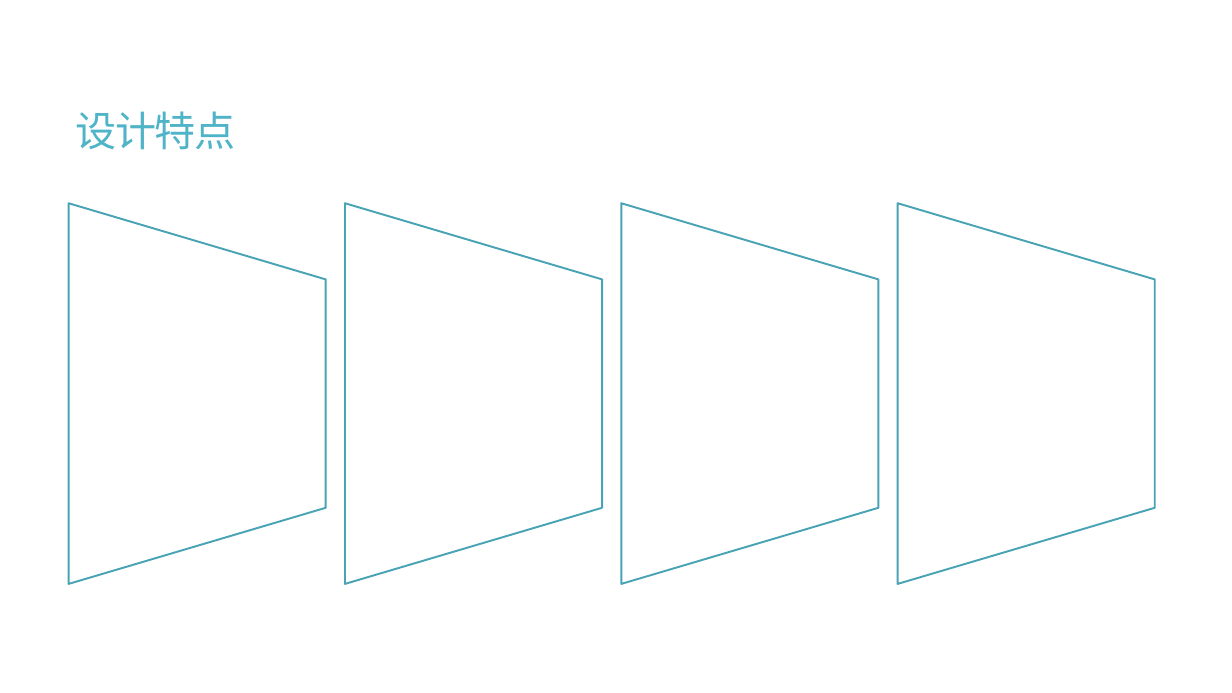
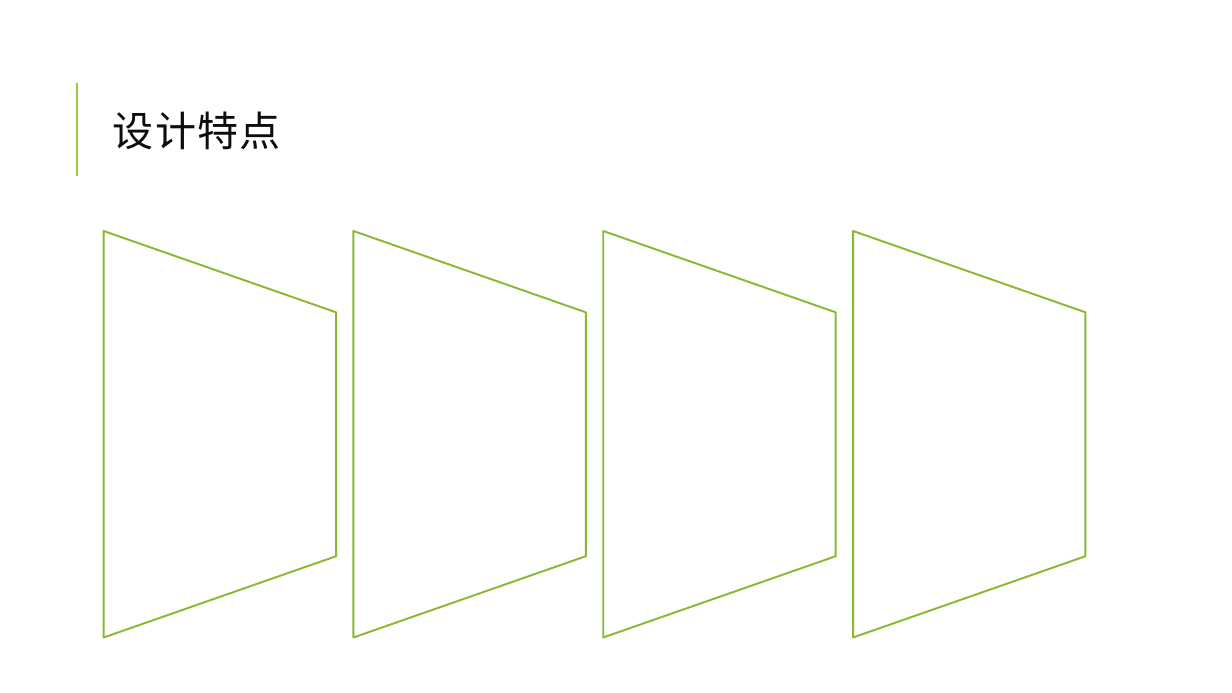
Before and after one commit to jzgi/chainfx, a slide deck: slide 7 of Docs/品链框架.pptx (slide 5 before the commit). Drawn at 1232x693 pixels with LibreOffice and Linux fonts; fonts in the diff are those of the drawing. Boxes give left, top, right and bottom in pixels: in the first picture for what was removed or moved away, otherwise in the second. Text is boxed around its words. In the diff, an @@ line names an element or a change of style, - is before the commit and + after.

```diff
--- a/Docs/品链框架.pptx
+++ b/Docs/品链框架.pptx
@@ title "设计特点" moved from (x1=76, y1=111, x2=236, y2=150) to (x1=113, y1=111, x2=281, y2=150) @@
@@ title "设计特点" at (x1=113, y1=111, x2=281, y2=150): text colour #50B4C8 to #0D0D0D, letter spacing -1.2 to 1 pt; line spacing 0.85 to 0.8 @@
@@ line added from (77, 176) to (77, 83), #99CB38 1.5 pt @@
@@ flow chart manual operation resized from (x1=68, y1=203, x2=325, y2=584) to (x1=104, y1=231, x2=336, y2=637) @@
@@ flow chart manual operation resized from (x1=345, y1=203, x2=602, y2=584) to (x1=354, y1=231, x2=586, y2=637) @@
@@ flow chart manual operation resized from (x1=622, y1=203, x2=879, y2=584) to (x1=604, y1=231, x2=836, y2=637) @@
@@ outline #49A3B6 1.5 pt to #8BB833 1.5 pt in 4 elements at (x1=354, y1=231, x2=586, y2=637), (x1=104, y1=231, x2=336, y2=637), (x1=604, y1=231, x2=836, y2=637), (x1=854, y1=231, x2=1086, y2=637) @@
@@ flow chart manual operation resized from (x1=898, y1=203, x2=1155, y2=584) to (x1=854, y1=231, x2=1086, y2=637) @@
```
Also in this commit, not shown: 15 other slides changed, 2 slides added, 20 slides removed, 17 other files.
